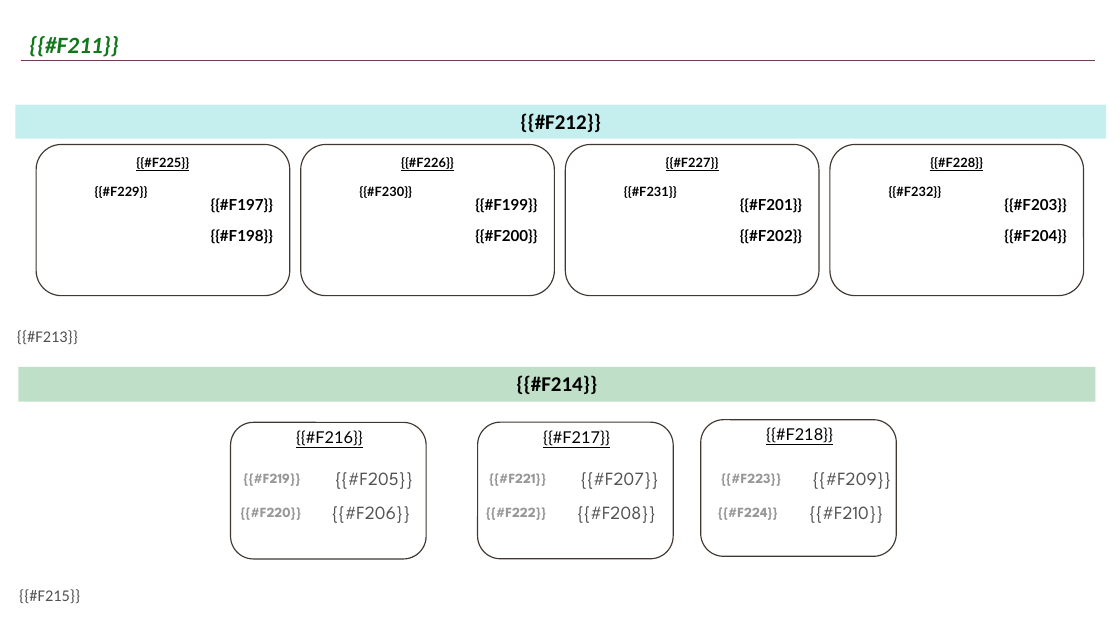
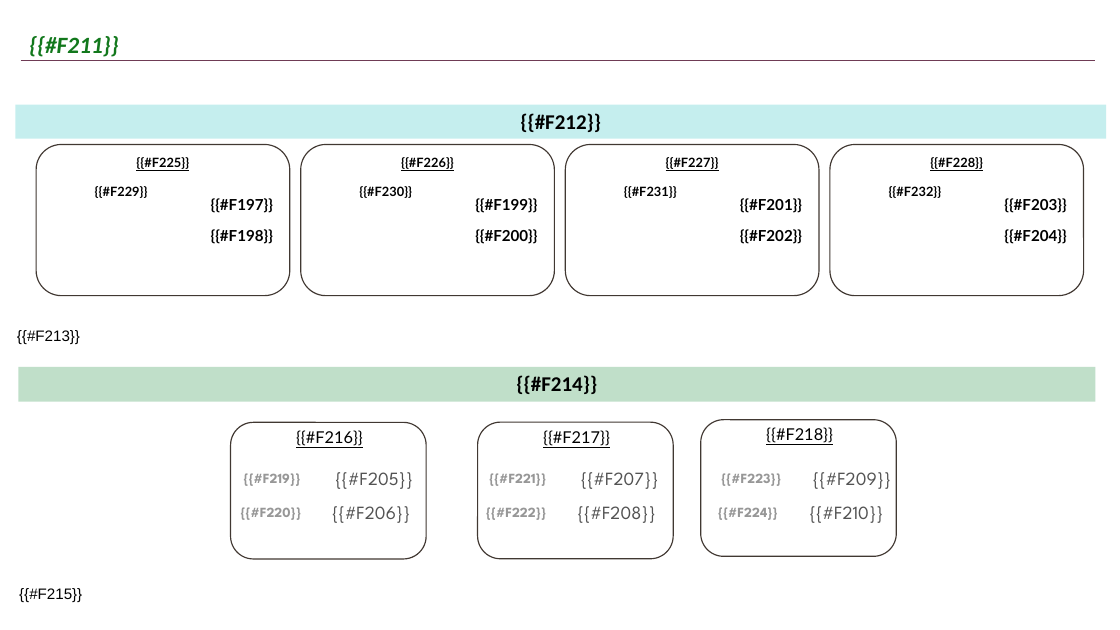
Before and after one commit to JohanCh01/flujo-cosecha, a slide deck: slide 10 of lib/plantilla_reporte.pptx. Drawn at 1120x630 pixels with LibreOffice and Linux fonts; fonts in the diff are those of the drawing; background and template pictures are left out. Boxes give left, top, right and bottom in pixels: in the first picture for what was removed or moved away, otherwise in the second. Text is boxed around its words. In the diff, an @@ line names an element or a change of style, - is before the commit and + after.

```diff
--- a/lib/plantilla_reporte.pptx
+++ b/lib/plantilla_reporte.pptx
@@ text "{{#F213}}" at (x1=17, y1=330, x2=80, y2=344): size 14 to 13 pt, font Calibri to Arial, text colour #525252 to #000000 @@
@@ text "{{#F215}}" at (x1=19, y1=588, x2=82, y2=602): size 14 to 13 pt, font Calibri to Arial, text colour #525252 to #000000 @@
```
Also in this commit, not shown: 7 other slides changed, 4 other files.
